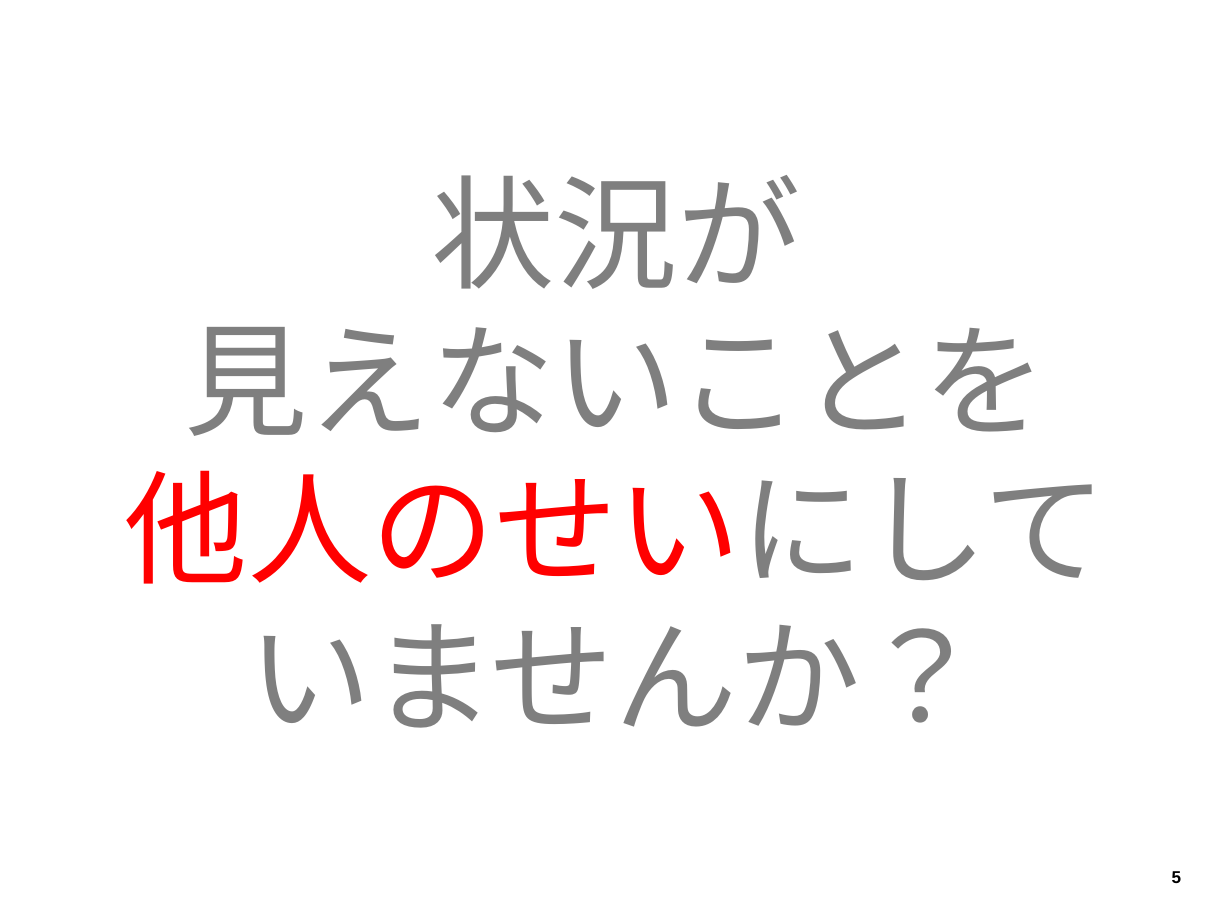
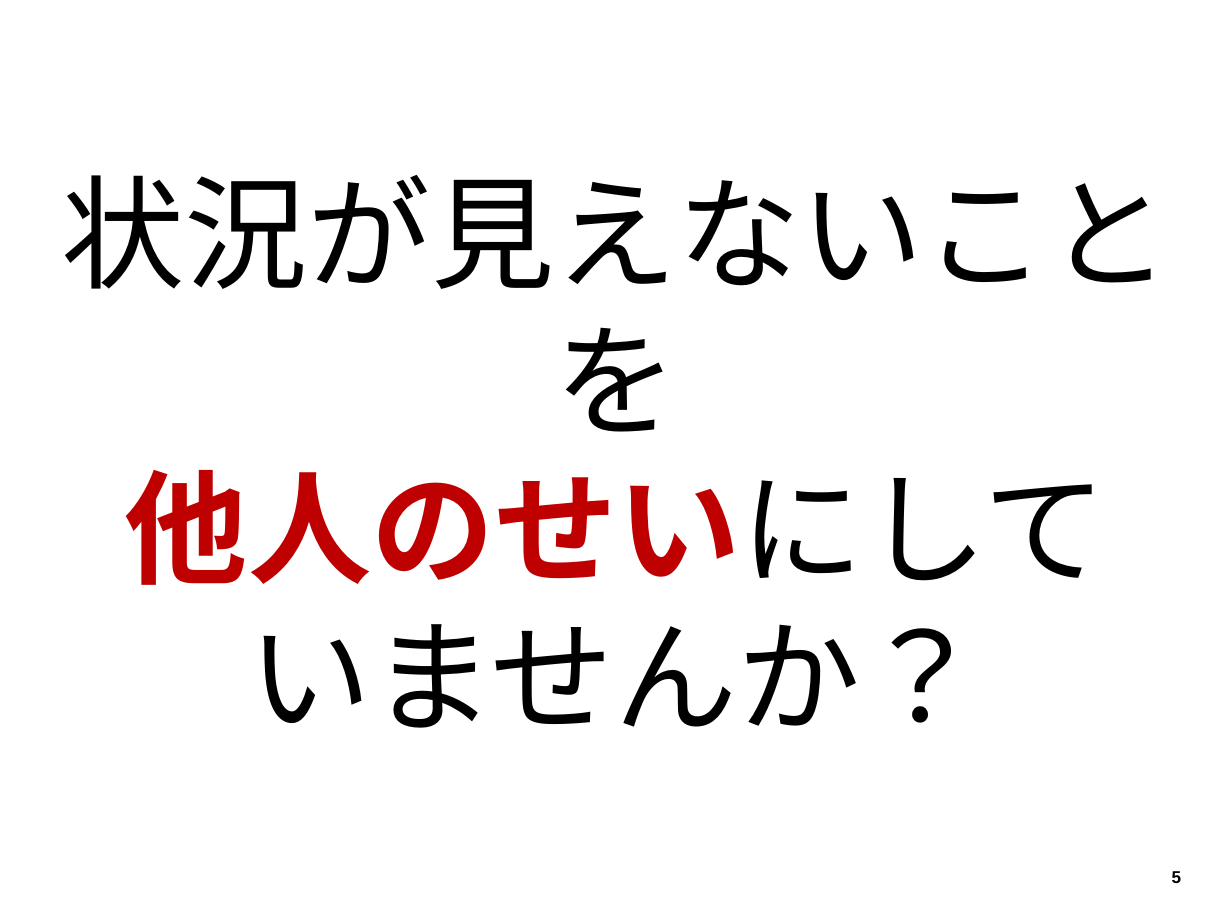
Before and after one commit to hageyahhoo/RSGT2018, a slide deck: slide 5 of MetricsWorkshop.pptx. Drawn at 1232x924 pixels with LibreOffice and Linux fonts; fonts in the diff are those of the drawing. Boxes give left, top, right and bottom in pixels: in the first picture for what was removed or moved away, otherwise in the second. Text is boxed around its words. In the diff, an @@ line names an element or a change of style, - is before the commit and + after.

```diff
--- a/MetricsWorkshop.pptx
+++ b/MetricsWorkshop.pptx
@@ text at box(62, 175, 1171, 432): text changed; text colour #7F7F7F to #000000 @@
-状況が
-見えないことを
+状況が見えないことを
@@ text at box(125, 470, 1107, 728): text colour #FF0000 to #BF0000, bold on in "他人のせいにして"; text colour #7F7F7F to #000000 in "他人のせいにして", "いませんか？" @@
```
Also in this commit, not shown: 34 other slides changed.
